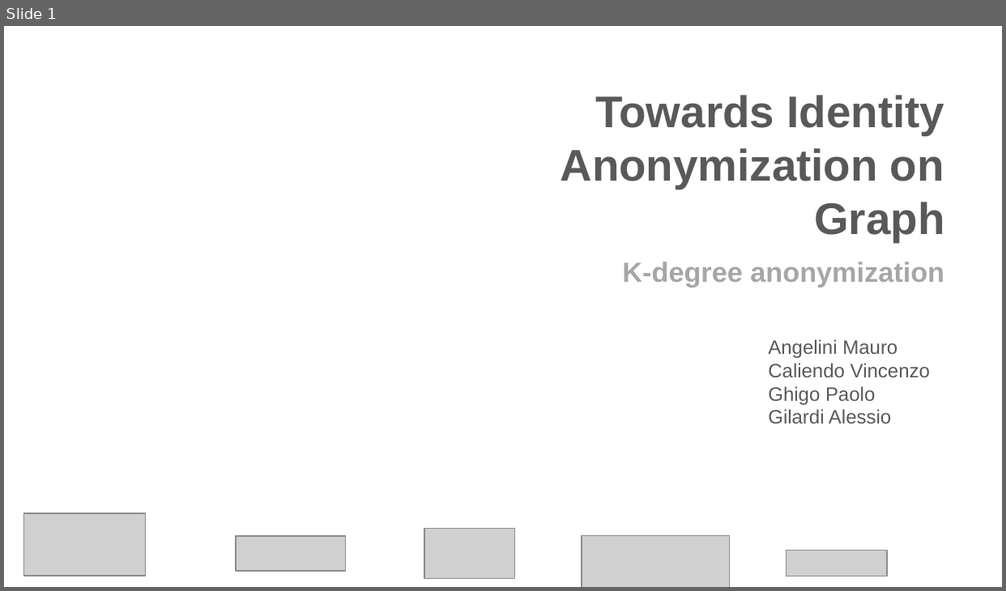
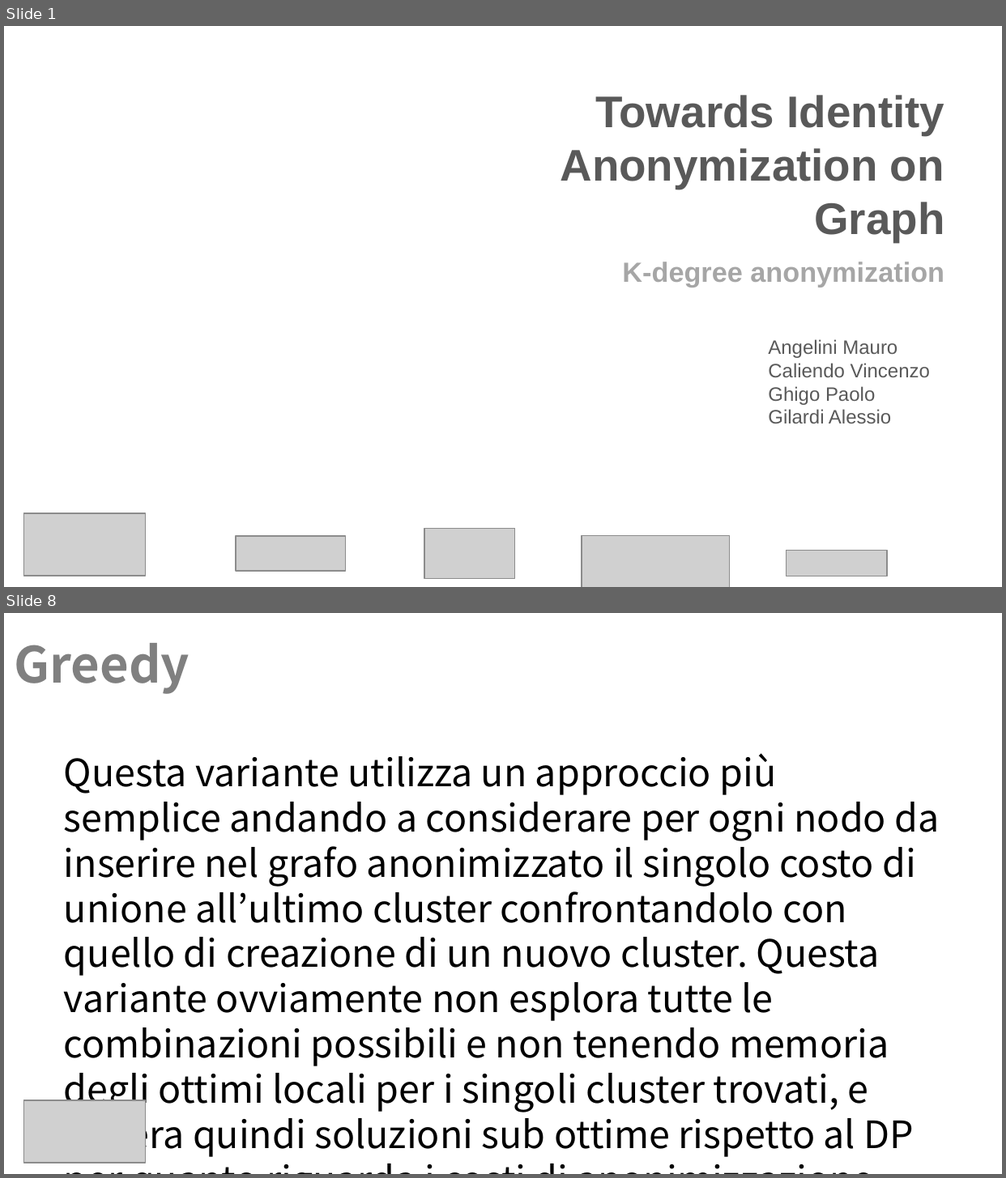
Before and after one commit to Navypowder/DP-P-project, a slide deck: Presentation/Towards_Identity_Anonymization_on_graph(K-degree anonymization).pptx. Shown one above the other, each under a label of ours: slide 1 before the commit, slides 1 and 8 after it; the slides between them are not shown. The pictures are 1006x591 and 1006x1178 pixels, drawn with LibreOffice and Linux fonts; fonts in the diff are those of the drawing; grey boxes stand for pictures; background and template pictures are left out. Boxes give left, top, right and bottom in pixels: in the first picture for what was removed or moved away, otherwise in the second. Text is boxed around its words. In the diff, an @@ line names an element or a change of style, - is before the commit and + after.

```diff
--- a/Presentation/Towards_Identity_Anonymization_on_graph(K-degree anonymization).pptx
+++ b/Presentation/Towards_Identity_Anonymization_on_graph(K-degree anonymization).pptx
@@ slide 8 added at (x1=4, y1=613, x2=1002, y2=1174), background picture (left out) @@
@@ title added at (x1=14, y1=643, x2=189, y2=694), 36 pt, text #808080, bold @@
+Greedy
@@ text added at (x1=64, y1=753, x2=940, y2=1157), 27.2 pt, text #000000 @@
+Questa variante utilizza un approccio più semplice andando a considerare per ogni nodo da inserire nel grafo anonimizzato il singolo costo di unione all’ultimo cluster confrontandolo con quello di creazione di un nuovo cluster. Questa variante ovviamente non esplora tutte le combinazioni possibili e non tenendo memoria degli ottimi locali per i singoli cluster trovati, e genera quindi soluzioni sub ottime rispetto al DP per quanto riguarda i costi di anonimizzazione.
@@ picture added at (x1=24, y1=1101, x2=146, y2=1164) @@
```
Also in this commit, not shown: 11 other slides added, 2 slides removed, 1 other file.
